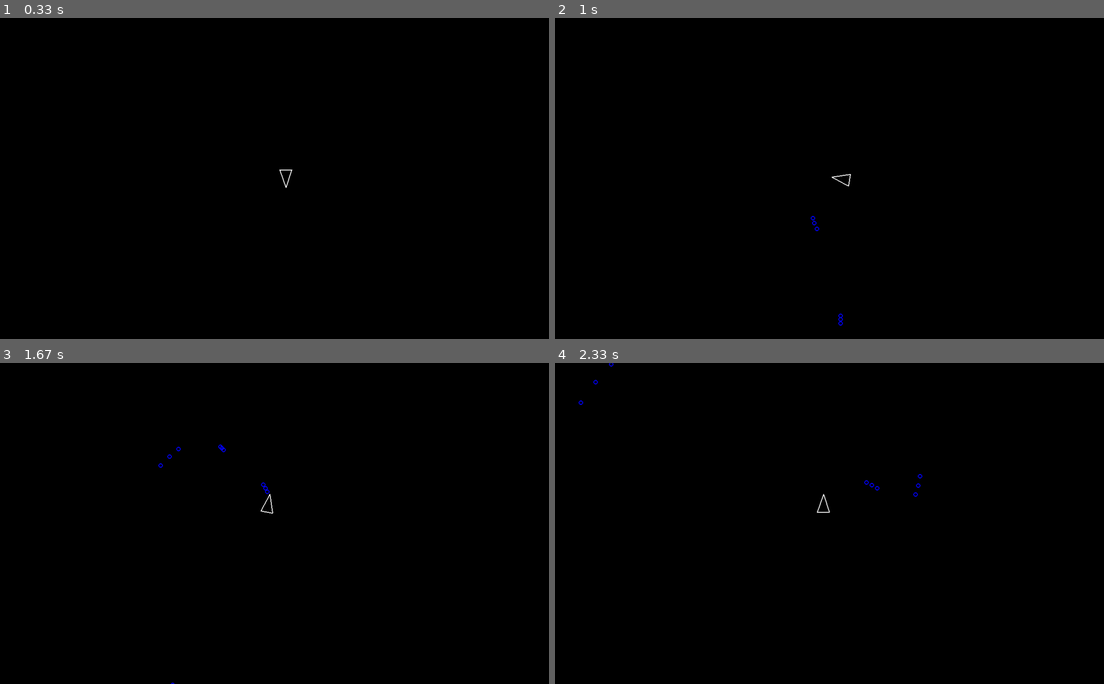
Above: before the commit, frames 1-4 (two rows, left to right).
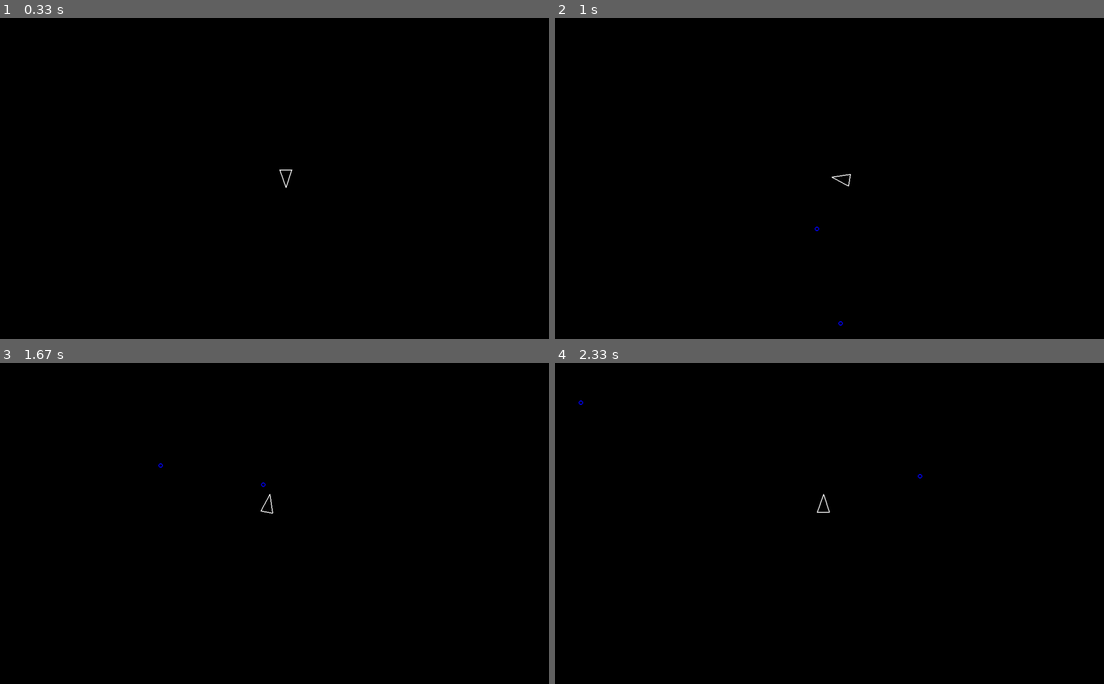
Above: after the commit, the same moments.

Repository: AndrewGuscott/my-pygame
Game: pygame game, started from main.py
The game is run twice, just before and just after one commit, with the same random seed, the same clock (stepped at 60 frames per second) and the same inputs.
Inputs:
- Up to frame 1 (0.33 s): no input
- Up to frame 2 (1 s): tap Space at 0.33, 0.73 s; hold D from 0.67 s (still down)
- Up to frame 3 (1.67 s): tap Space at 1.03, 1.23, 1.57 s; release D at 1.13 s; hold W 1.17-1.47 s; hold D from 1.5 s (still down)
- Up to frame 4 (2.33 s): tap Space at 1.87, 2.07 s; release D at 1.97 s; hold A from 2 s (still down)

Frame 1 is identical in both runs. In frame 2, less than 0.1% of the frame differs, in the area x 46-53%, y 61-95%; in frame 3, less than 0.1%; in frame 4, less than 0.1%, in the area x 6-67%, y 0-42%.

Commit message:
H: bullets now destroy colliding asteroids

Diff:
--- a/constants.py
+++ b/constants.py
@@ -10,5 +10,6 @@
 PLAYER_TURN_SPEED = 300
 PLAYER_SPEED = 200
 PLAYER_SHOOT_SPEED = 500
+PLAYER_SHOOT_COOLDOWN = 0.3
 
 SHOT_RADIUS = 5
--- a/main.py
+++ b/main.py
@@ -36,6 +36,10 @@
 			if asteroid.collides(player):
 				print("Game over!")
 				return
+			for shot in bullets:
+				if asteroid.collides(shot):
+					asteroid.kill()
+					shot.kill()
 		for object in drawable:
 			object.draw(screen)
 		pygame.display.flip()
--- a/player.py
+++ b/player.py
@@ -6,6 +6,7 @@
 	def __init__(self, x, y):
 		super().__init__(x, y, PLAYER_RADIUS)
 		self.rotation = 0
+		self.cooldown = 0
 
 	# in the player class
 	def triangle(self):
@@ -24,6 +25,7 @@
 
 	def update(self, dt):
 		keys = pygame.key.get_pressed()
+		self.cooldown += dt
 
 		if keys[pygame.K_a]:
 			self.rotate(-1 * dt)
@@ -34,12 +36,14 @@
 		if keys[pygame.K_s]:
 			self.move(-1 * dt)
 		if keys[pygame.K_SPACE]:
-			self.shoot()
+			if self.cooldown > PLAYER_SHOOT_COOLDOWN:
+				self.shoot()
 
 	def move(self, dt):
 		forward = pygame.Vector2(0, 1).rotate(self.rotation)
 		self.position += forward * PLAYER_SPEED * dt
 
 	def shoot(self):
+		self.cooldown = 0
 		bullet = Shot(self.position.x, self.position.y)
 		bullet.velocity = pygame.Vector2(0,1).rotate(self.rotation) * PLAYER_SHOOT_SPEED
